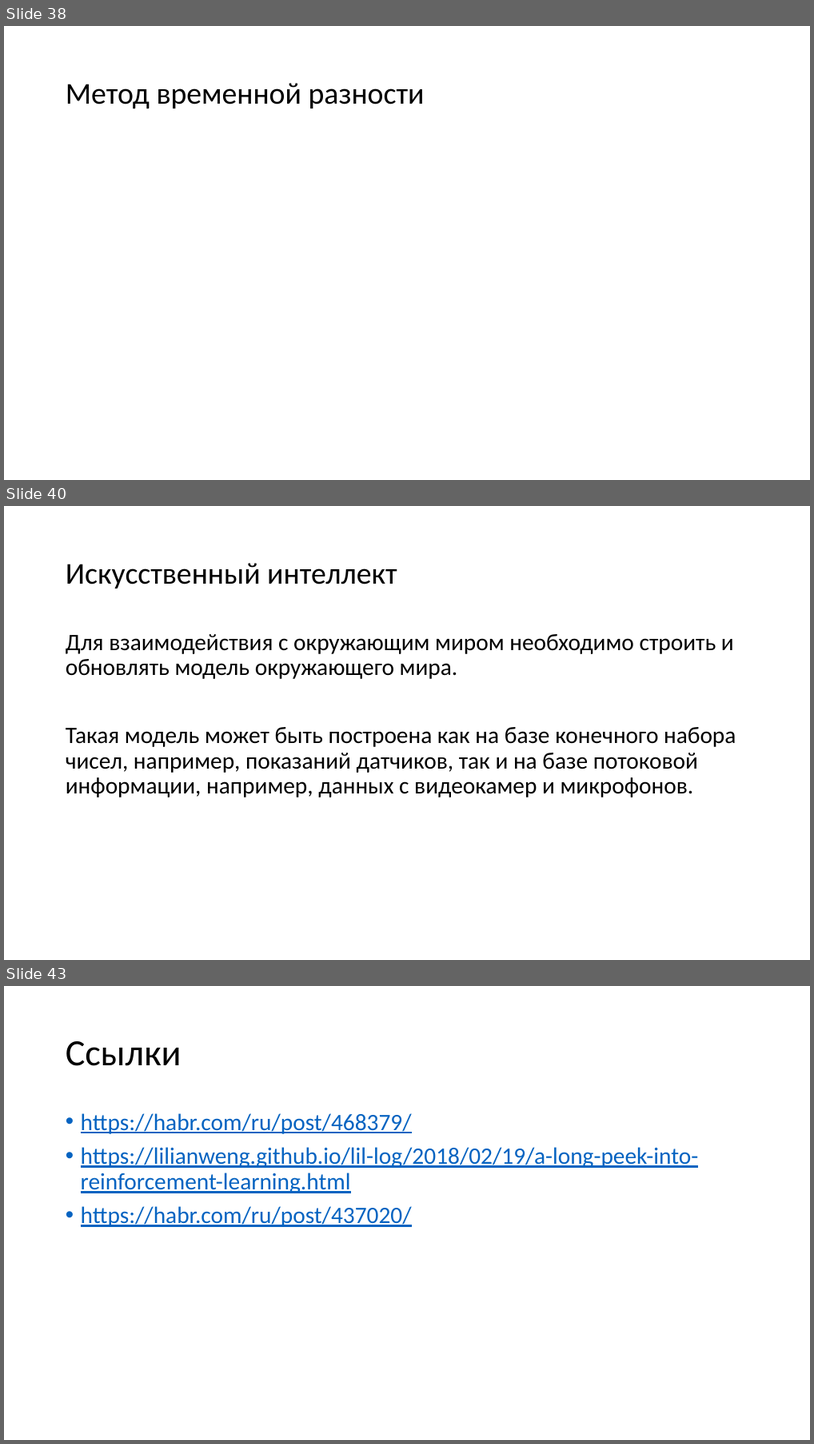
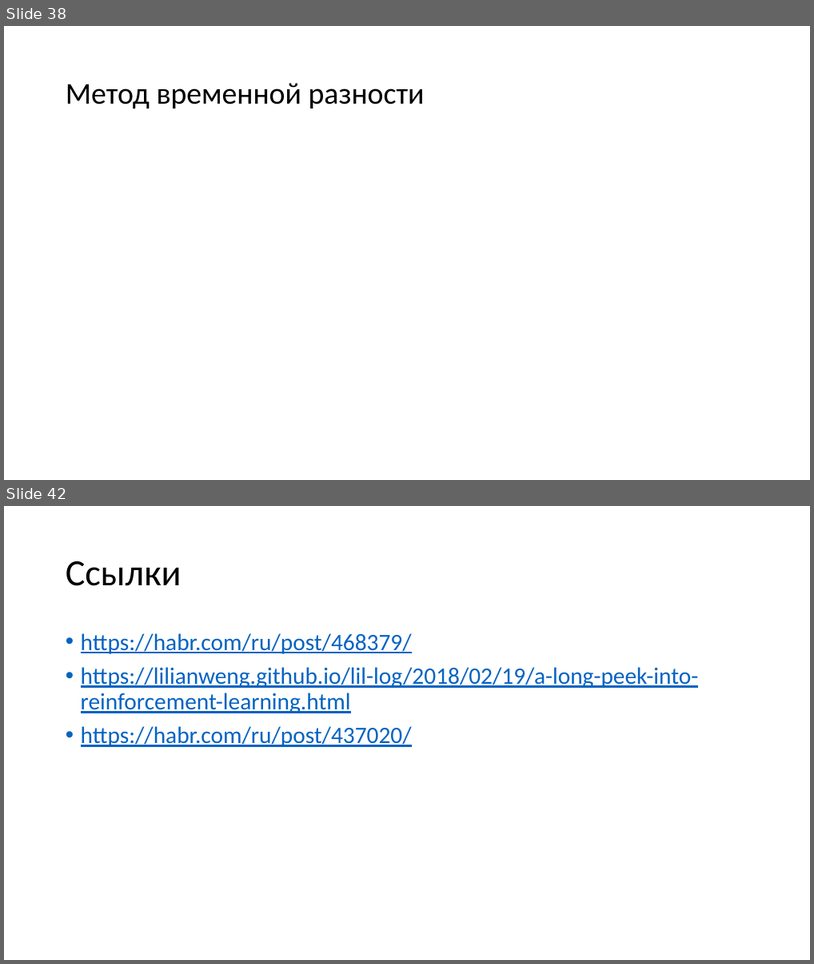
Before and after one commit to mosalov/AI_main_lectures, a slide deck: Лекция 14 19_05_2021.pptx. Shown one above the other, each under a label of ours: slides 38, 40 and 43 before the commit, slides 38 and 42 after it; the slides between them are not shown. The pictures are 814x1444 and 814x964 pixels, drawn with LibreOffice and Linux fonts; fonts in the diff are those of the drawing; grey boxes stand for pictures. Boxes give left, top, right and bottom in pixels: in the first picture for what was removed or moved away, otherwise in the second. Text is boxed around its words. In the diff, an @@ line names an element or a change of style, - is before the commit and + after.

```diff
--- a/Лекция 14 19_05_2021.pptx
+++ b/Лекция 14 19_05_2021.pptx
@@ slide 40 removed at [4,506,810,960], background #FFFFFF @@
@@ title removed at [66,563,398,588] @@
-Искусственный интеллект
@@ text removed at [66,634,736,797] @@
-Для взаимодействия с окружающим миром необходимо строить и обновлять модель окружающего мира.
-Такая модель может быть построена как на базе конечного набора чисел, например, показаний датчиков, так и на базе потоковой информации, например, данных с видеокамер и микрофонов.
@@ what was slide 43 is now slide 42 @@
```
Also in this commit, not shown: 4 slides changed, 8 slides added, 2 other slides removed, 2 other files.
